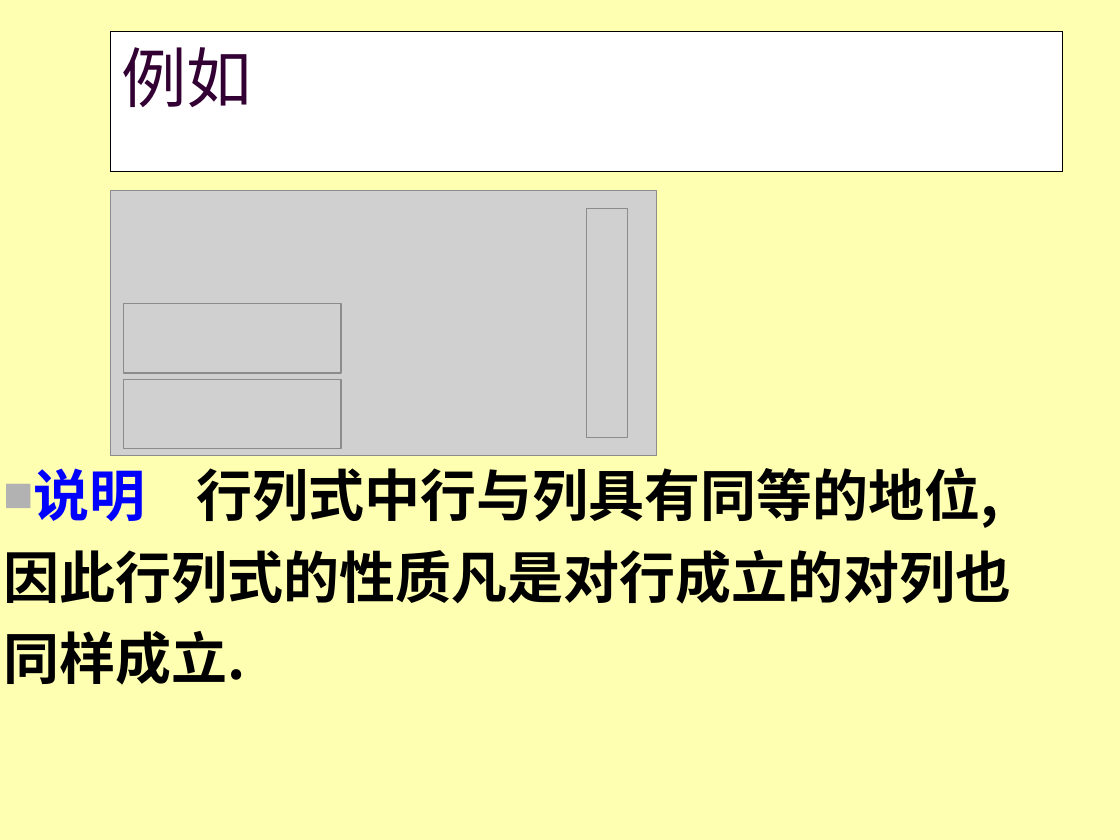
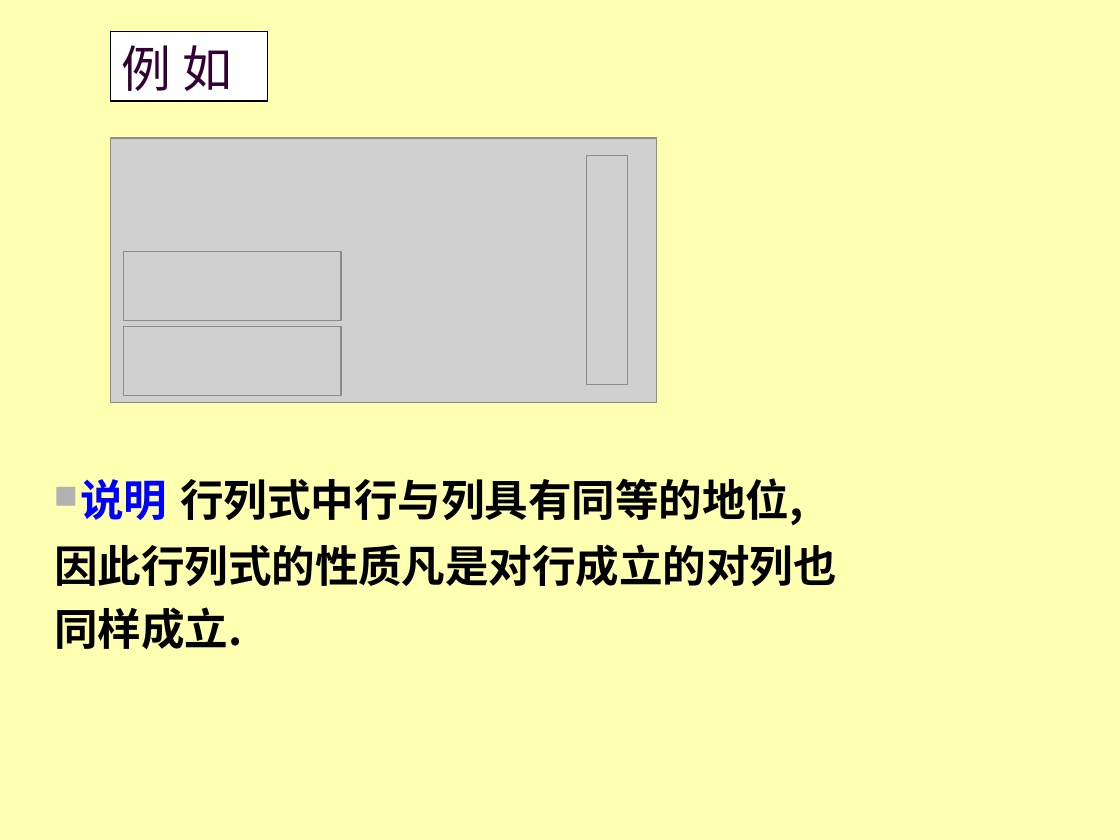
Before and after one commit to zhangbiaomath/zhangbiaomath.github.io, a slide deck: slide 57 of teaching/高等代数/课件/第2章-行列式.ppt (slide 62 before the commit). Drawn at 1120x840 pixels with LibreOffice and Linux fonts; fonts in the diff are those of the drawing; grey boxes stand for pictures. Boxes give left, top, right and bottom in pixels: in the first picture for what was removed or moved away, otherwise in the second. Text is boxed around its words. In the diff, an @@ line names an element or a change of style, - is before the commit and + after.

```diff
--- a/teaching/高等代数/课件/第2章-行列式.ppt
+++ b/teaching/高等代数/课件/第2章-行列式.ppt
@@ title "例 如": place and size @@
-title "例 如" at box(110, 31, 1062, 171)
+title "例 如" at box(110, 31, 267, 101)
@@ title at box(121, 45, 232, 91): text changed; size 42 to 32 pt @@
-例如
+例 如
@@ picture: place and size @@
-picture at box(110, 190, 656, 455)
+picture at box(110, 138, 656, 402)
@@ picture: place and size @@
-picture at box(587, 208, 628, 438)
+picture at box(587, 156, 628, 385)
@@ picture: place and size @@
-picture at box(124, 380, 342, 449)
+picture at box(124, 251, 342, 320)
@@ picture: place and size @@
-picture at box(124, 304, 342, 373)
+picture at box(124, 327, 342, 396)
@@ text "说明 行列式中行与列具有同等的地位,": place and size @@
-text "说明 行列式中行与列具有同等的地位," at box(3, 467, 1011, 685)
+text "说明 行列式中行与列具有同等的地位," at box(54, 478, 837, 649)
@@ text "说明 行列式中行与列具有同等的地位," at box(54, 478, 837, 649): size 36 to 28 pt; less space between paragraphs @@
```
Also in this commit, not shown: 14 other slides changed, 5 slides removed.
